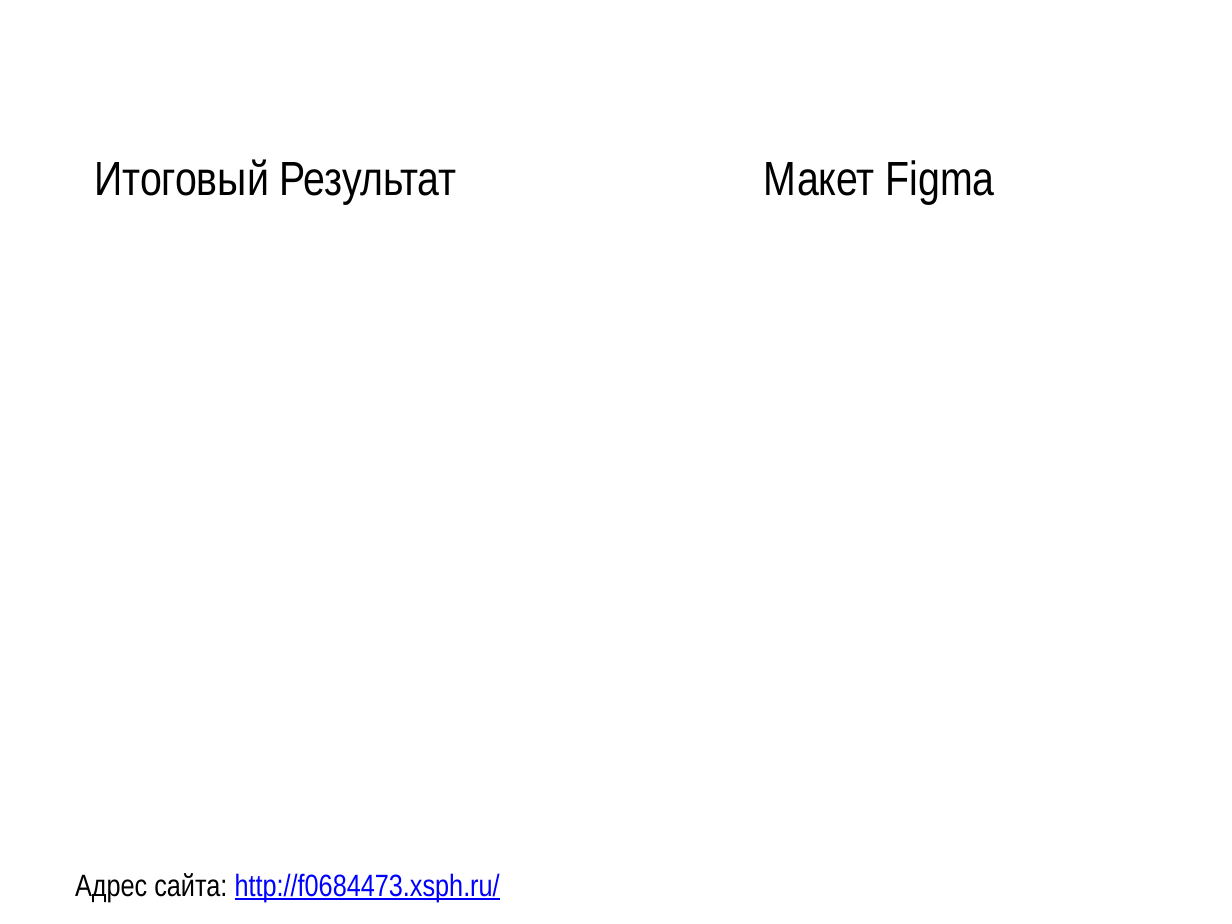
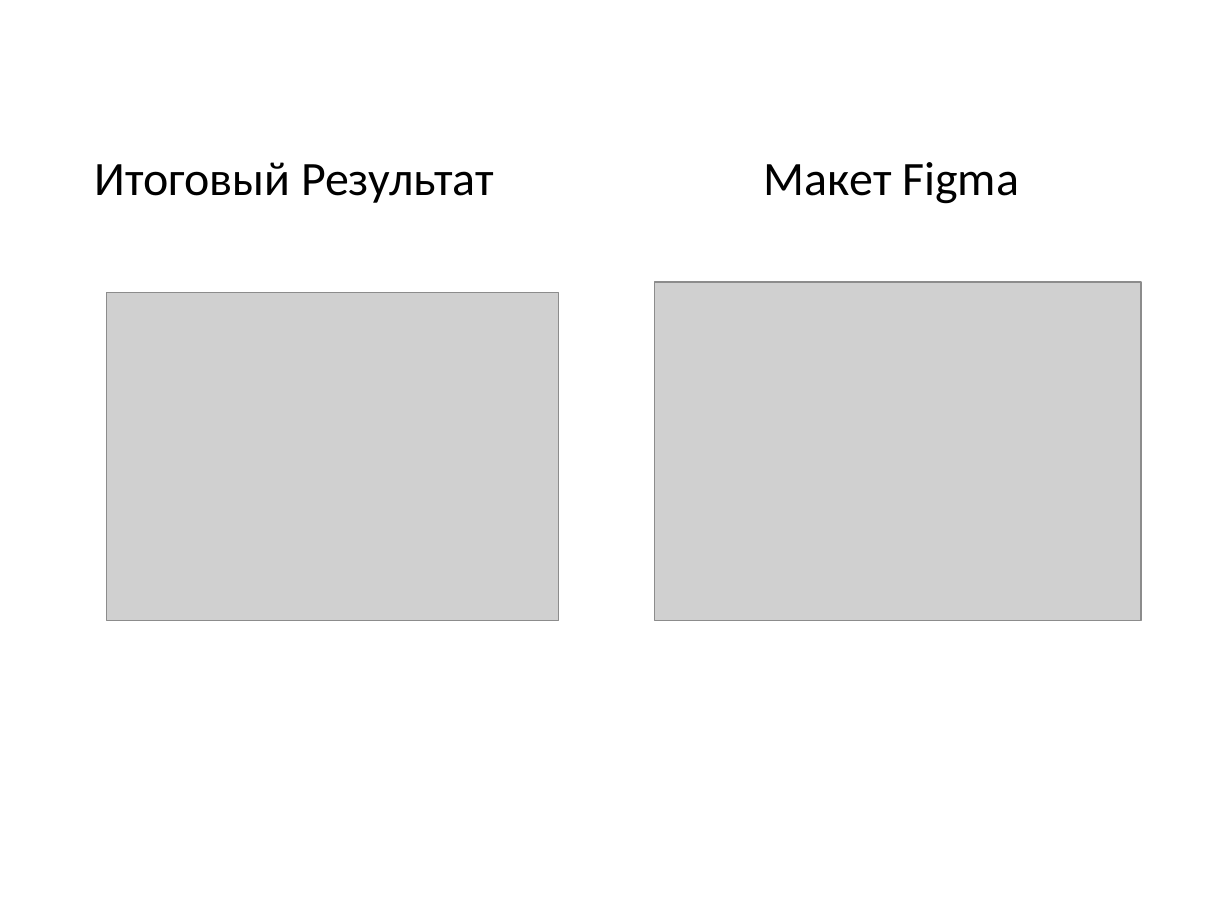
Before and after one commit to VladislavUstinov228/practica, a slide deck: slide 12 of Устинов Владислав С7120Б/презентация.pptx. Drawn at 1232x924 pixels with LibreOffice and Linux fonts; fonts in the diff are those of the drawing; grey boxes stand for pictures. Boxes give left, top, right and bottom in pixels: in the first picture for what was removed or moved away, otherwise in the second. Text is boxed around its words. In the diff, an @@ line names an element or a change of style, - is before the commit and + after.

```diff
--- a/Устинов Владислав С7120Б/презентация.pptx
+++ b/Устинов Владислав С7120Б/презентация.pptx
@@ text "Итоговый Результат" at box(94, 162, 494, 203): font Arial Narrow to Calibri @@
@@ text "Макет Figma" at box(764, 162, 1019, 204): font Arial Narrow to Calibri @@
@@ picture added at box(107, 292, 559, 621) @@
@@ picture added at box(654, 282, 1141, 621) @@
@@ text removed at box(75, 873, 500, 902) @@
-Адрес сайта: http://f0684473.xsph.ru/
```
Also in this commit, not shown: 10 other slides changed, 5 slides added, 2 slides removed, 2 other files.
